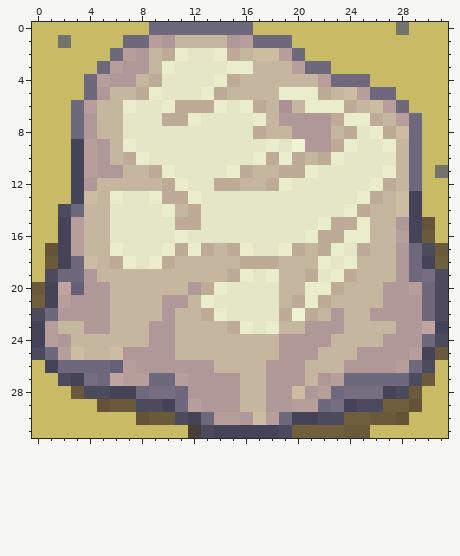
Pixel-art sprite, stored at sprites/images/spr_rock_0.png. This is how it looked before the edit.
The file is 32x32 pixels. Colours within 5 levels of each other are drawn and written as one.
Now the later version:
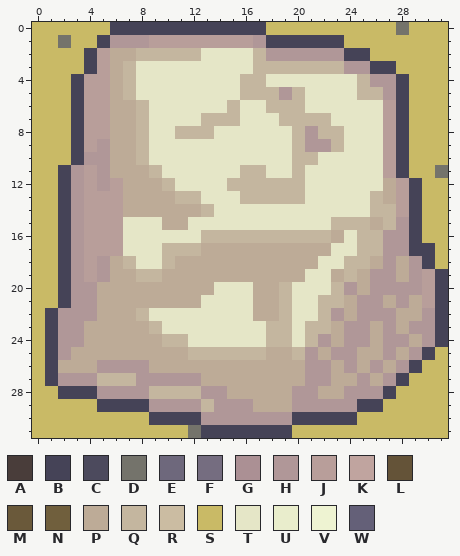
Palette (. is transparent): A #493d3a  B #454357  C #4c4a5d  D #74736b  E #6e687c  F #756d80  G #ab9094  H #b09798  J #b89e9a  K #c0a49f  L #645338  M #6a593a  N #705f3d  P #bdab97  Q #c4b69f  R #cbbca2  S #c9ba66  T #e5e6c7  U #e9edcc  V #eef3d2  W #646078
Diff:
Changed rows in their new state; - is an unchanged pixel.
first column x 0:
 0 ------BBBBBBBBBBBB--------------
 1 -----BHHH-JJJJJJ-HBBBBBB--------
 2 ----BJPPQ-QQQ-TTTQHHHHHHBB------
 3 ----BJPQTTT----TT---QQQQHHBB----
 4 ---BJ-PQTT----TT--TTTTTTTQHHB---
 5 ---BJJP-TT---TTT---HQTTTTQQHB---
 6 ---B-JPPQ-TTTTTQTT-Q-TTTTTT-B---
 7 ---BJJPPQ-TTTQQQ-TTQQQQTTTTJBS--
 8 ---BJJPPQ--QQQ---TTTQ-Q-T-TJBS--
 9 ------PPQ---------T-Q--QT--JBS--
10 ----H-P-Q--------TTTQ-TT---JBS--
11 --BH--PPPQT----TQ-TTQT-----JBS--
12 --BHJHJPPPQT--TQ--QQQ-----T-JB--
13 --BHJJJPPP-QQ---QQQQQ----TQPJ---
14 --BHJJJPPPPP-Q----------TT--J---
15 ---HJJJ---P-T---------TQQQP---S-
16 ---HJJJ----T-QQQQQQQQQQ-TQ-HH-S-
17 -S-HJJJ---QQQ-P-PPPP-P-T-Q-H-BBS
18 -S-HJH-Q-TQPPPPP---PPPT-Q-PHPH-S
19 -SBHJHPP--PPPPP-PPPPPT-PQPHHPHJB
20 SSBH-PPPPPPPP-T--PP-TTTQHPH--HJB
21 SSB--PPPPPPPPT---PP-TTQ-PHHP-PJB
22 SB---PPP-TTTTTT--PPQTT--PH--PPHB
23 SBHHPPPPPQTTTTTTT-Q-TQQPHHPHP-H-
24 SB-HPPPPPPQ-TTTTTT-QTQ-PHHP--PHB
25 SBHPPPPPPPPP------PPQ-PHHPP-PH-S
26 --PPPHHH-PPPPPPPPPPPPHHP-P-PHBS-
27 -BHHHQQQHHHH-PPPPPPPPH-PPHPHBSS-
28 --BBBHHHHQQQQ--PPPPPH-PPHHH-SS--
29 -----BBBBHHHHQ--HPPPHHHHHBBSSS--
30 --------SBBB-HHH-HHH--BBBSSSS---
31 ------------DB-----BSSSSSS------
Changed places in both pictures, as pixel boxes (x1, y1, x2, y2):
changed: (32, 22, 448, 438)
